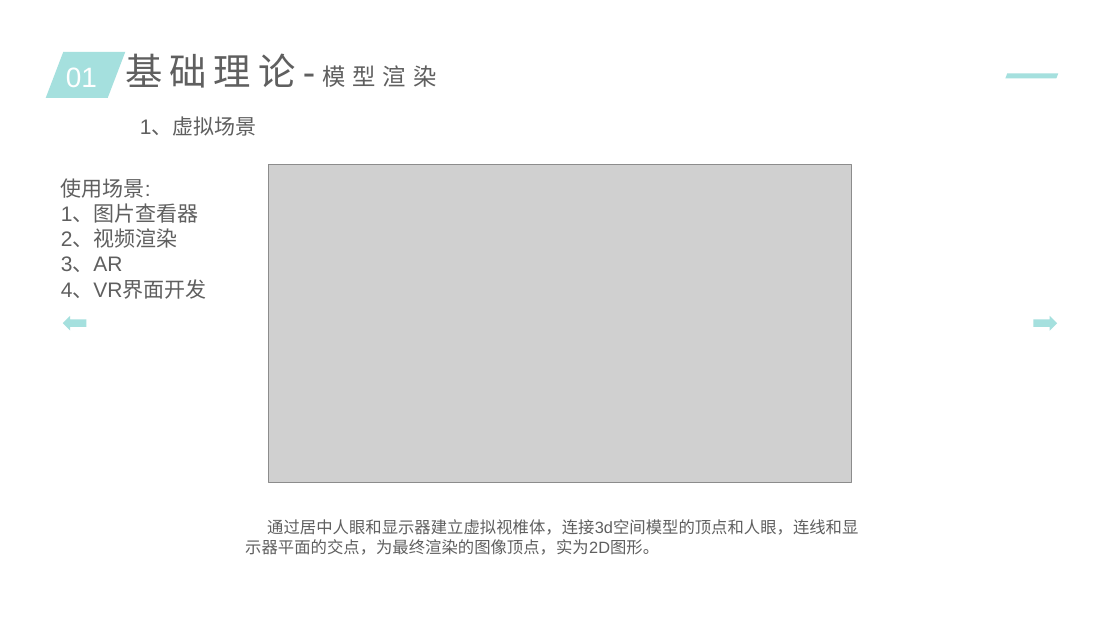
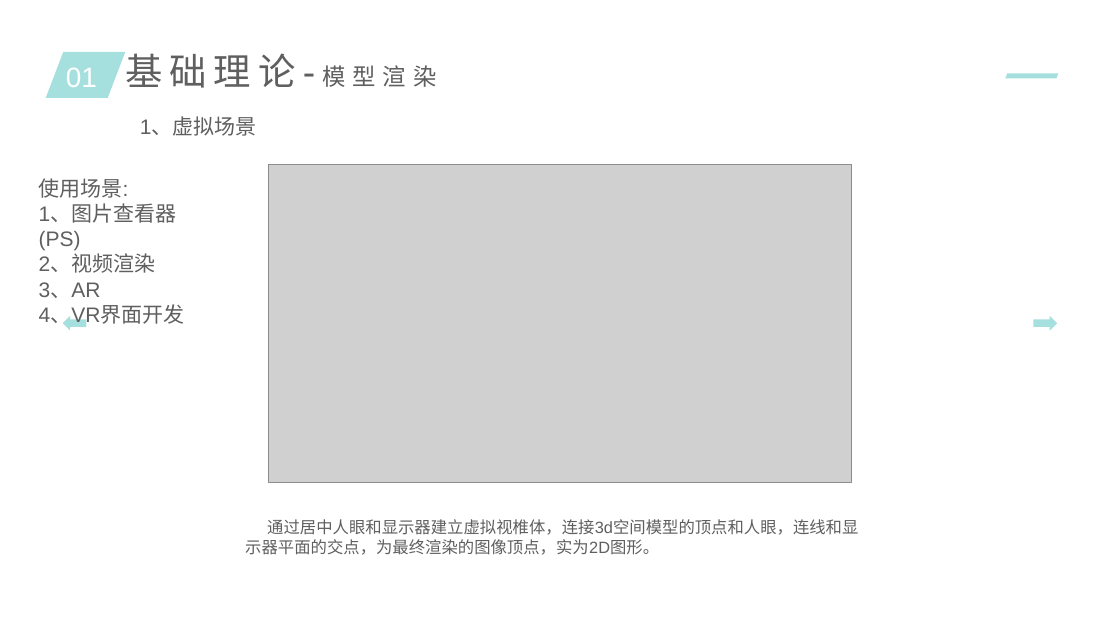
Before and after one commit to lijun4727/3d-study, a slide deck: slide 5 of 3d游戏引擎.pptx. Drawn at 1120x630 pixels with LibreOffice and Linux fonts; fonts in the diff are those of the drawing; grey boxes stand for pictures. Boxes give left, top, right and bottom in pixels: in the first picture for what was removed or moved away, otherwise in the second. Text is boxed around its words. In the diff, an @@ line names an element or a change of style, - is before the commit and + after.

```diff
--- a/3d游戏引擎.pptx
+++ b/3d游戏引擎.pptx
@@ text "使用场景:": place and size @@
-text "使用场景:" at bbox=[61, 178, 207, 299]
+text "使用场景:" at bbox=[39, 178, 185, 326]
@@ text at bbox=[39, 205, 177, 251]: text changed @@
-1、图片查看器
+1、图片查看器(PS)
```
